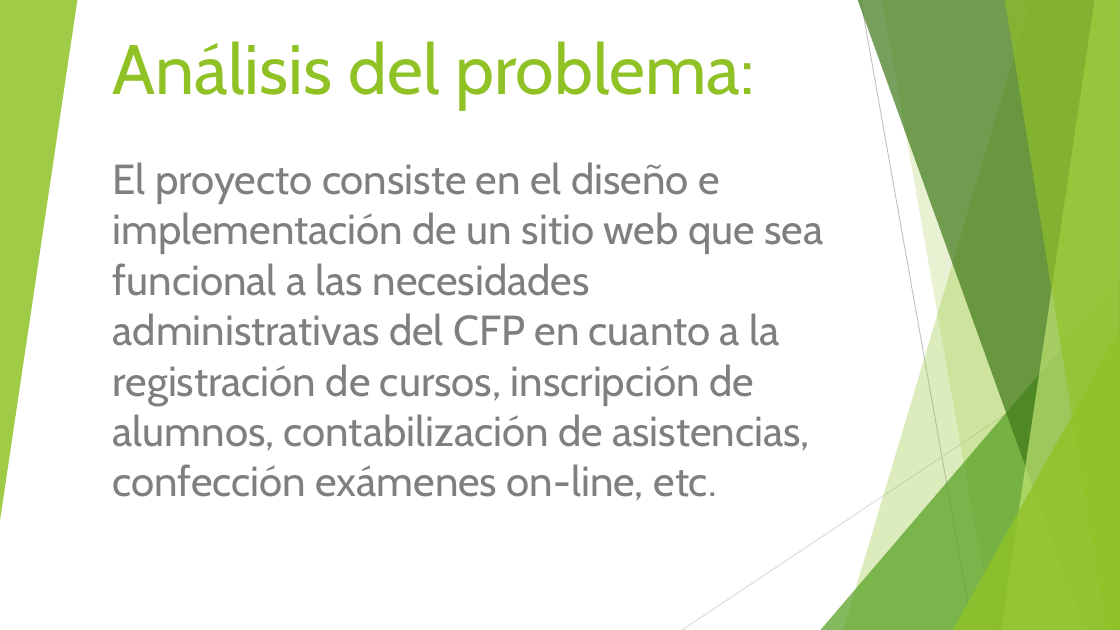
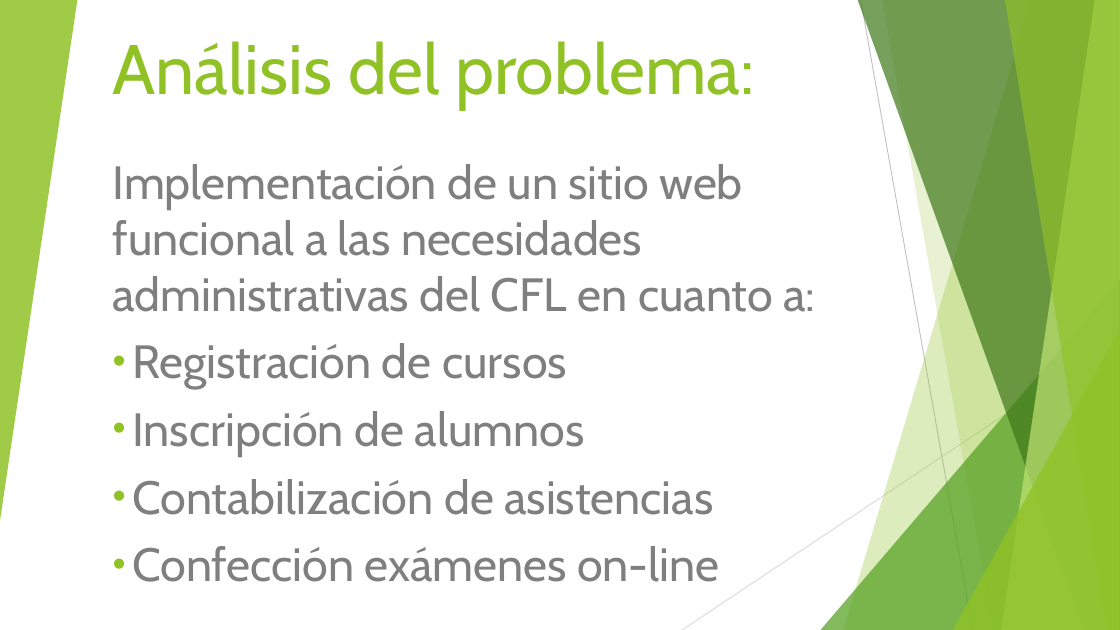
Before and after one commit to mariela21180/institucional-cfp, a slide deck: slide 4 of - Presentacion/Filminas.pps. Drawn at 1120x630 pixels with LibreOffice and Linux fonts; fonts in the diff are those of the drawing. Boxes give left, top, right and bottom in pixels: in the first picture for what was removed or moved away, otherwise in the second. Text is boxed around its words. In the diff, an @@ line names an element or a change of style, - is before the commit and + after.

```diff
--- a/- Presentacion/Filminas.pps
+++ b/- Presentacion/Filminas.pps
@@ subtitle at bbox=[113, 164, 815, 582]: text changed; size 36 to 40 pt @@
-El proyecto consiste en el diseño e implementación de un sitio web que sea funcional a las necesidades administrativas del CFP en cuanto a la registración de cursos, inscripción de alumnos, contabilización de asistencias, confección exámenes on-line, etc.
+Implementación de un sitio web funcional a las necesidades administrativas del CFL en cuanto a:
+• Registración de cursos
+• Inscripción de alumnos
+• Contabilización de asistencias
+• Confección exámenes on-line
```
Also in this commit, not shown: 6 other slides changed, 1 slide added, 1 slide removed, 1 other file.
